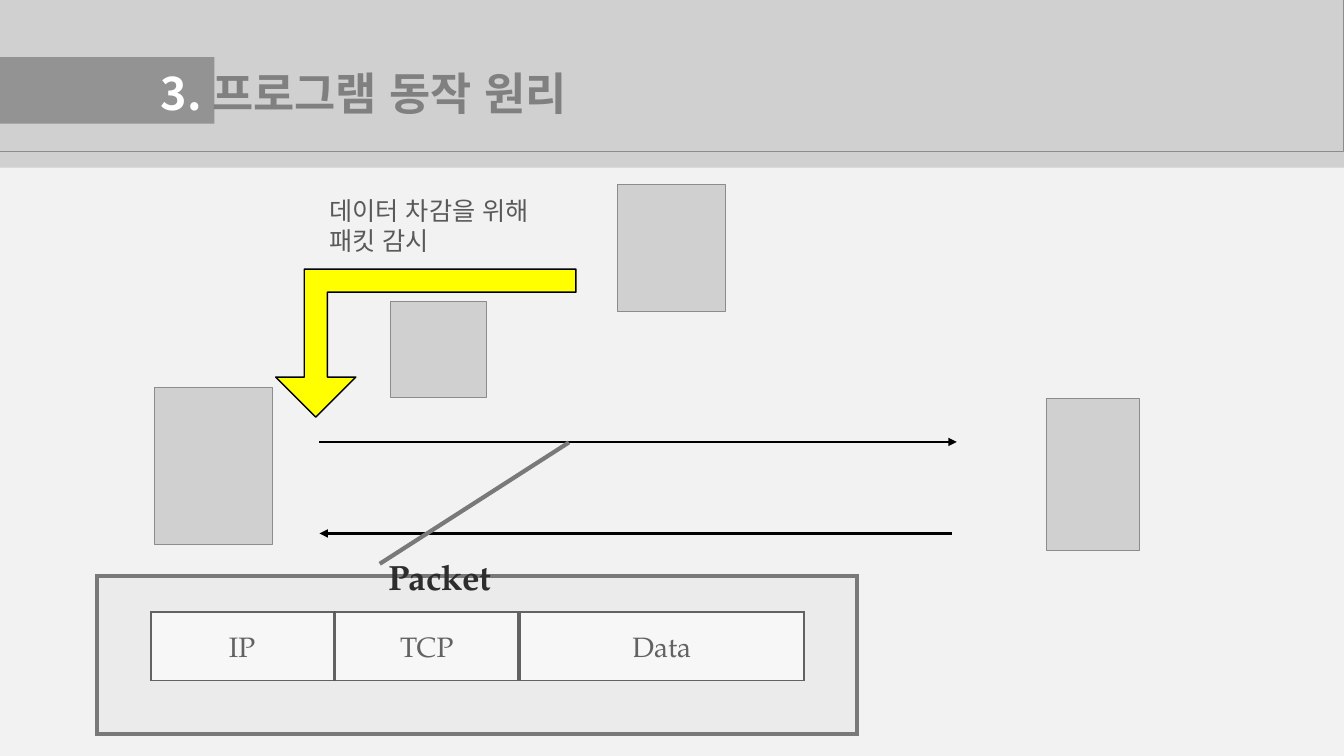
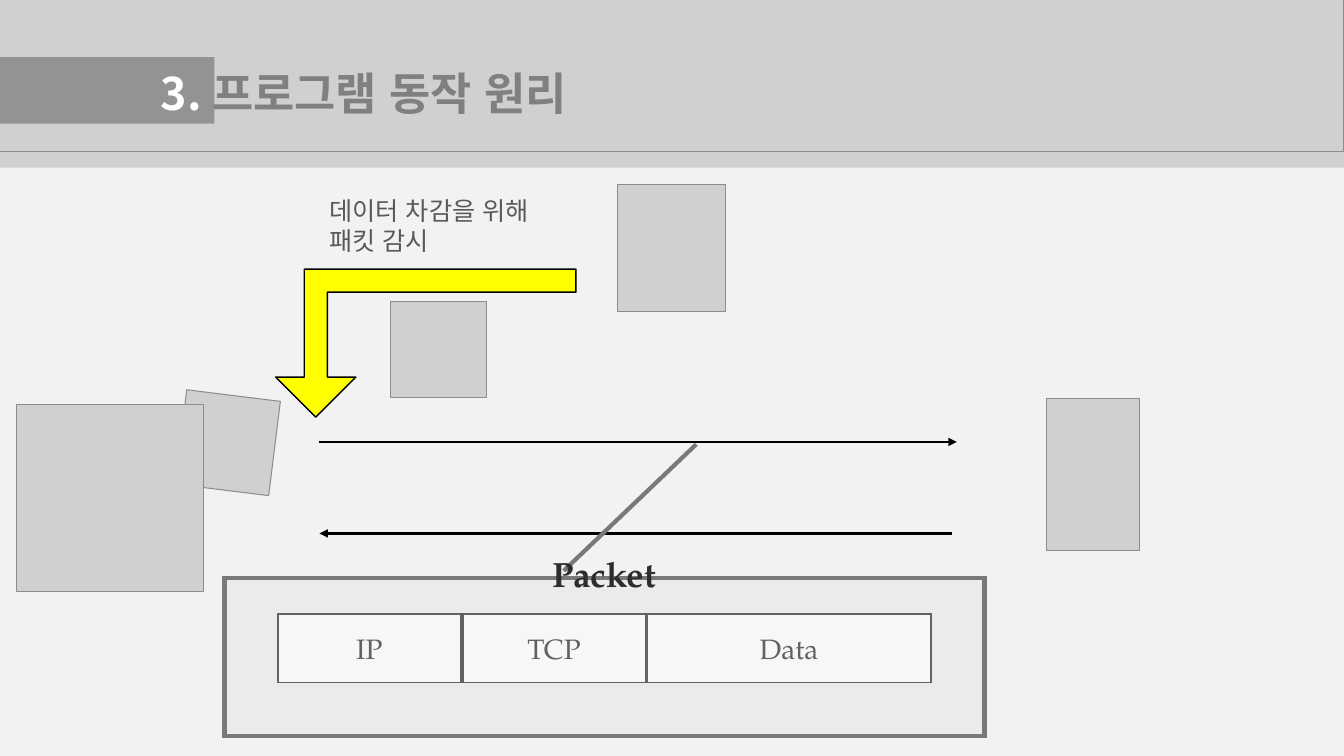
Before and after one commit to JangHanbin/CCIT-Presentation, a slide deck: slide 19 of 중부대학교_SCP_장한빈_네트워크 취약점을 통한 LTE Hotspot.pptx (slide 18 before the commit). Drawn at 1344x756 pixels with LibreOffice and Linux fonts; fonts in the diff are those of the drawing; grey boxes stand for pictures. Boxes give left, top, right and bottom in pixels: in the first picture for what was removed or moved away, otherwise in the second. Text is boxed around its words. In the diff, an @@ line names an element or a change of style, - is before the commit and + after.

```diff
--- a/중부대학교_SCP_장한빈_네트워크 취약점을 통한 LTE Hotspot.pptx
+++ b/중부대학교_SCP_장한빈_네트워크 취약점을 통한 LTE Hotspot.pptx
@@ picture added at bbox=[17, 404, 205, 592] @@
@@ picture at bbox=[175, 390, 281, 496]: rotation 90 to 187 degrees @@
@@ text "Packet": place and size @@
-text "Packet" at bbox=[388, 553, 491, 591]
+text "Packet" at bbox=[553, 550, 656, 588]
@@ text "Packet" at bbox=[553, 550, 656, 588]: alignment left to centre @@
@@ border callout at bbox=[225, 578, 985, 736]: proportions changed @@
@@ 4 rectangles, 1 border callout: place and size @@
-4 rectangles, 1 border callout at bbox=[98, 576, 858, 734]
+4 rectangles, 1 border callout at bbox=[225, 578, 985, 736]
```
Also in this commit, not shown: 5 other slides changed, 1 slide added.
